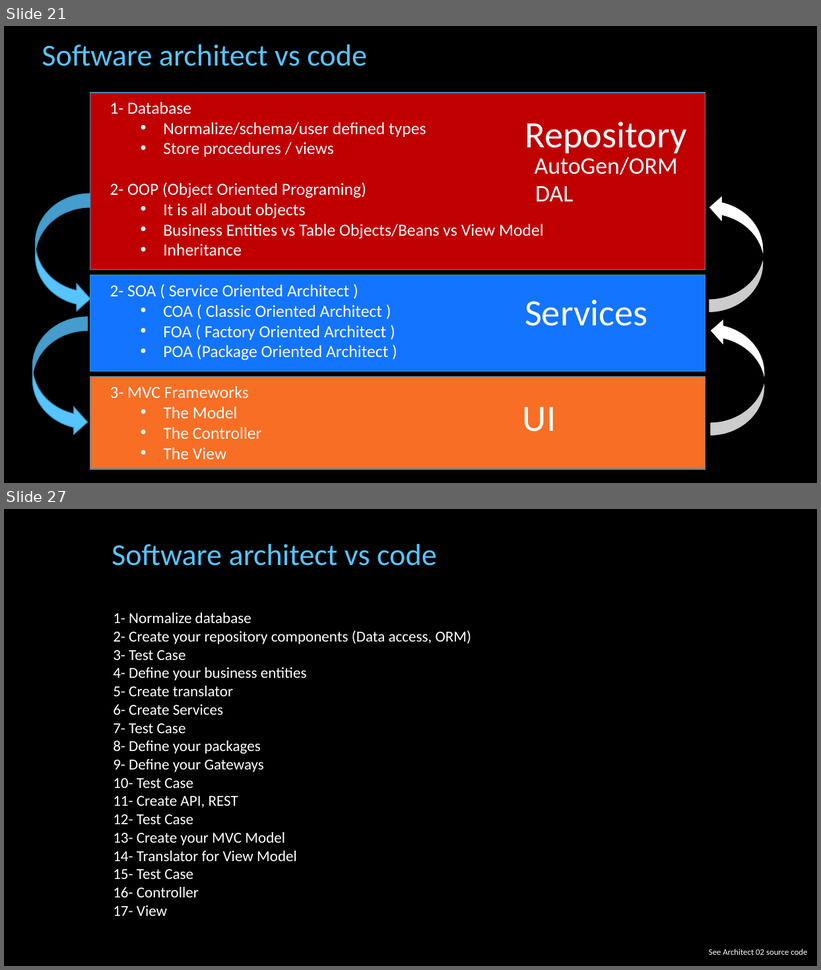
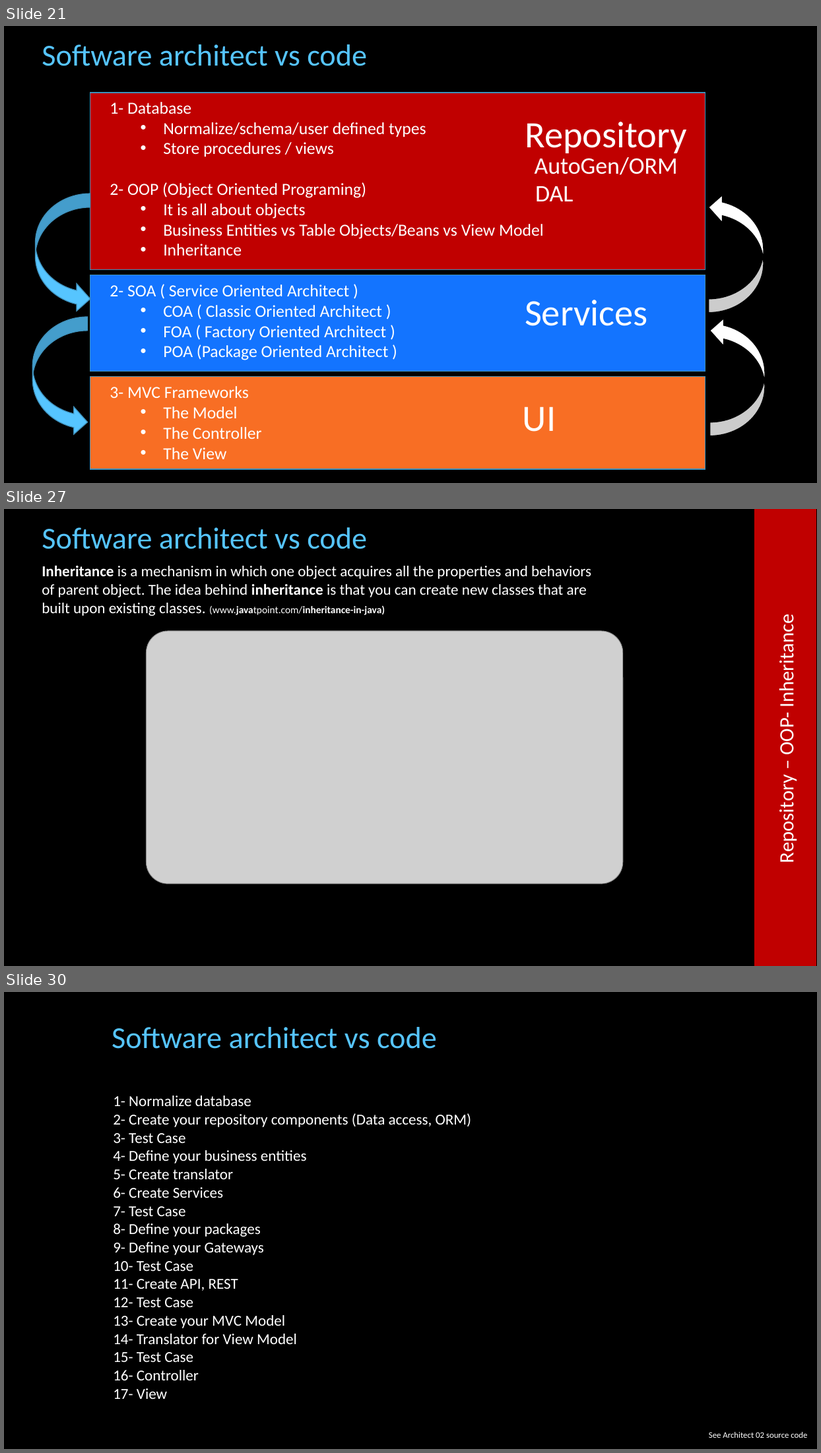
Before and after one commit to cfclick/CFSummit2016, a slide deck: powerpoint/architect/Architectural Perspective for ColdFusion Applications.pptx. Shown one above the other, each under a label of ours: slides 21 and 27 before the commit, slides 21, 27 and 30 after it; the slides between them are not shown. The pictures are 821x970 and 821x1453 pixels, drawn with LibreOffice and Linux fonts; fonts in the diff are those of the drawing; grey boxes stand for pictures; background and template pictures are left out. Boxes give left, top, right and bottom in pixels: in the first picture for what was removed or moved away, otherwise in the second. Text is boxed around its words. In the diff, an @@ line names an element or a change of style, - is before the commit and + after.

```diff
--- a/powerpoint/architect/Architectural Perspective for ColdFusion Applications.pptx
+++ b/powerpoint/architect/Architectural Perspective for ColdFusion Applications.pptx
@@ slide 27 added at [4,509,817,966], background picture (left out) @@
@@ text added at [42,527,367,549], 36 pt, text #56C5FF @@
+Software architect vs code
@@ rectangle added at [755,509,816,966], fill #C00000, outline #C00000 1 pt @@
@@ text added at [42,565,591,616], 18 pt, text #FFFFFF @@
+Inheritance is a mechanism in which one object acquires all the properties and behaviors of parent object. The idea behind inheritance is that you can create new classes that are built upon existing classes. (www.javatpoint.com/inheritance-in-java)
@@ text added at [774,625,799,861], 24 pt, text #FFFFFF @@
+Repository – OOP- Inheritance
@@ picture added at [146,631,623,884] @@
@@ what was slide 27 is now slide 30 @@
```
Also in this commit, not shown: 5 slides changed, 2 other slides added, 2 other files.
